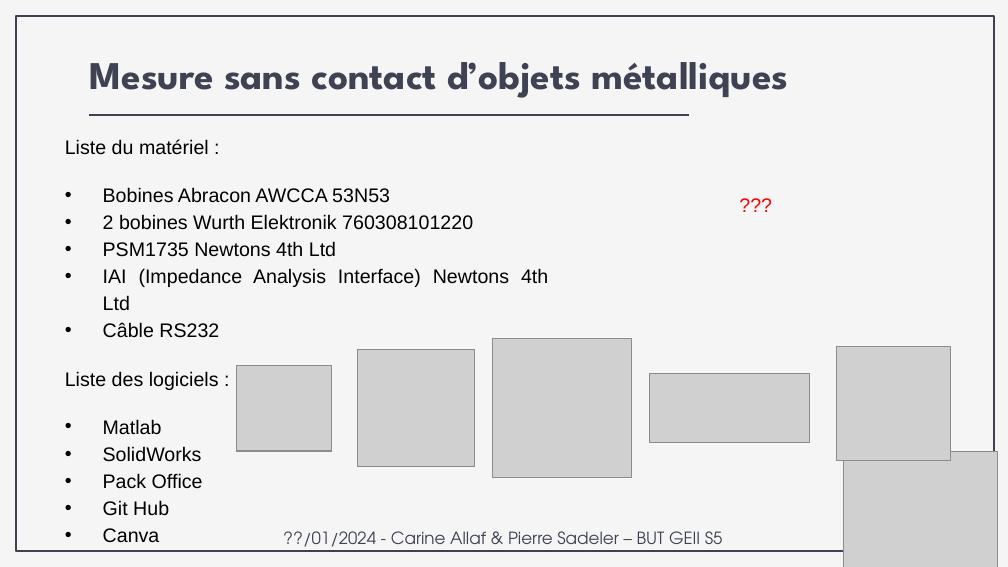
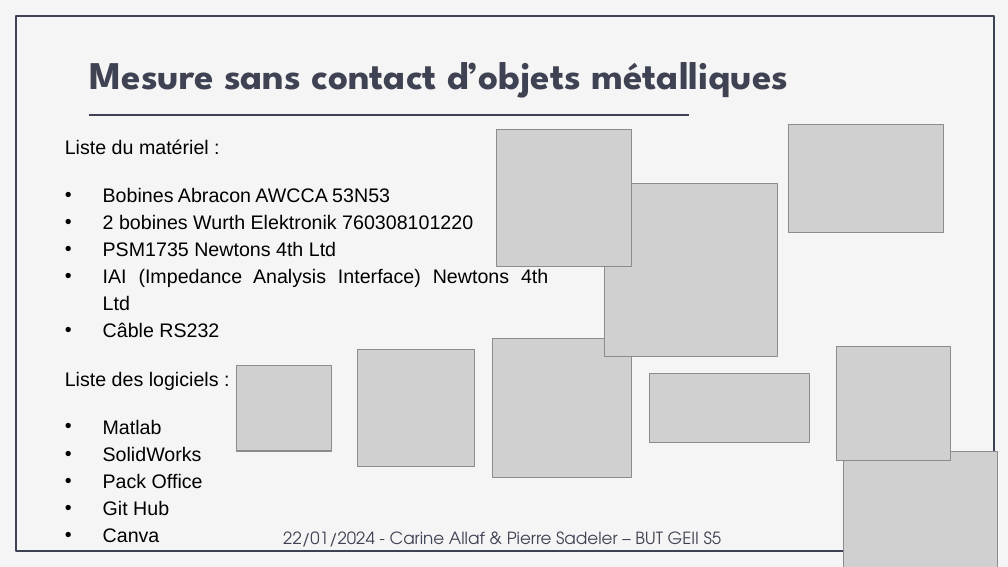
Before and after one commit to psadelerge1/mesures_sans_contact_obj_met, a slide deck: slide 4 of word/PP_Allaf_Sadeler.pptx. Drawn at 1008x567 pixels with LibreOffice and Linux fonts; fonts in the diff are those of the drawing; grey boxes stand for pictures. Boxes give left, top, right and bottom in pixels: in the first picture for what was removed or moved away, otherwise in the second. Text is boxed around its words. In the diff, an @@ line names an element or a change of style, - is before the commit and + after.

```diff
--- a/word/PP_Allaf_Sadeler.pptx
+++ b/word/PP_Allaf_Sadeler.pptx
@@ picture added at bbox=[497, 130, 632, 267] @@
@@ picture added at bbox=[788, 124, 943, 233] @@
@@ picture added at bbox=[605, 183, 777, 356] @@
@@ text removed at bbox=[730, 187, 793, 222] @@
-???
@@ text at bbox=[283, 531, 722, 552]: text changed @@
-??/01/2024 - Carine Allaf & Pierre Sadeler – BUT GEII S5
+22/01/2024 - Carine Allaf & Pierre Sadeler – BUT GEII S5
```
Also in this commit, not shown: 16 other slides changed, 4 other files.
